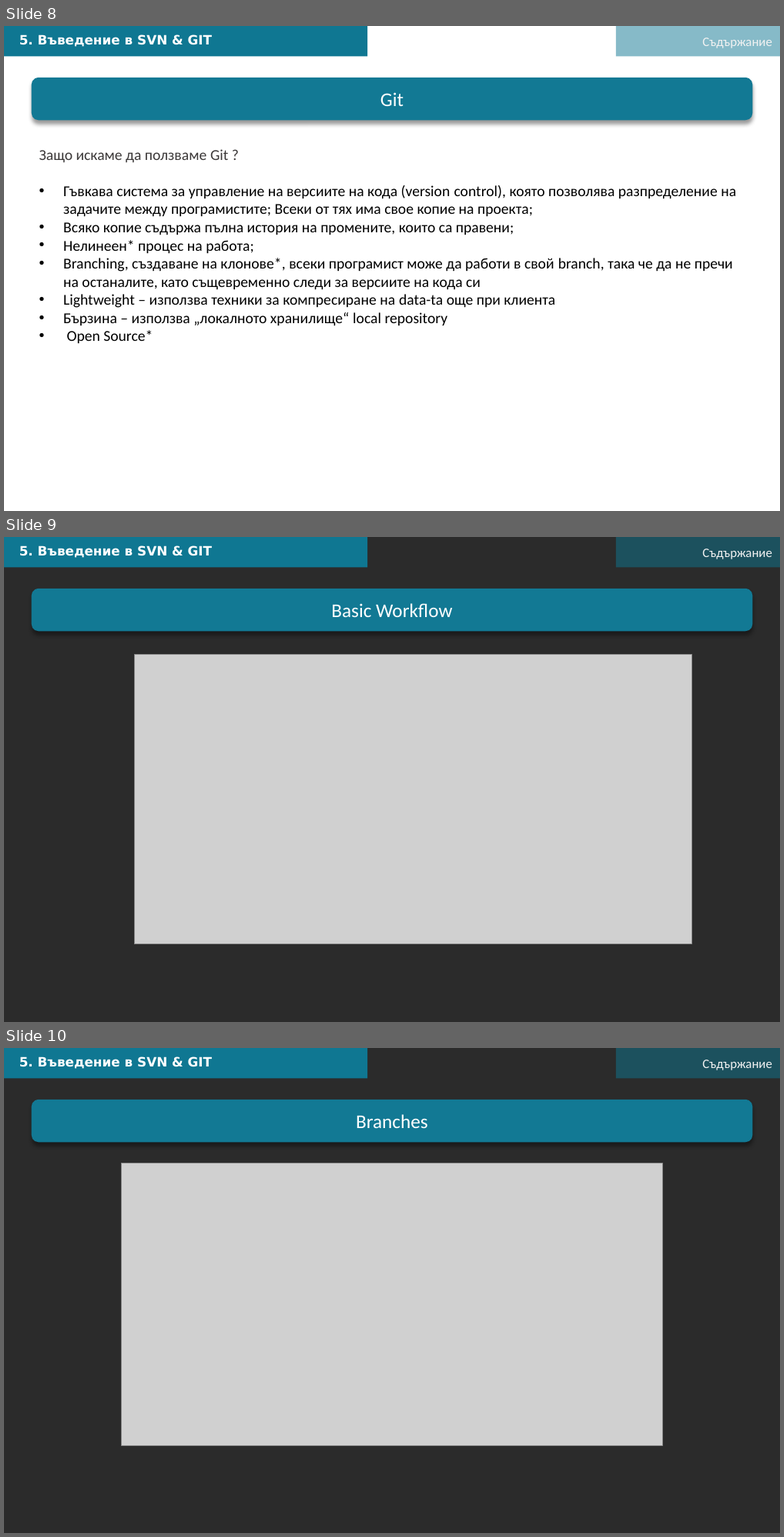
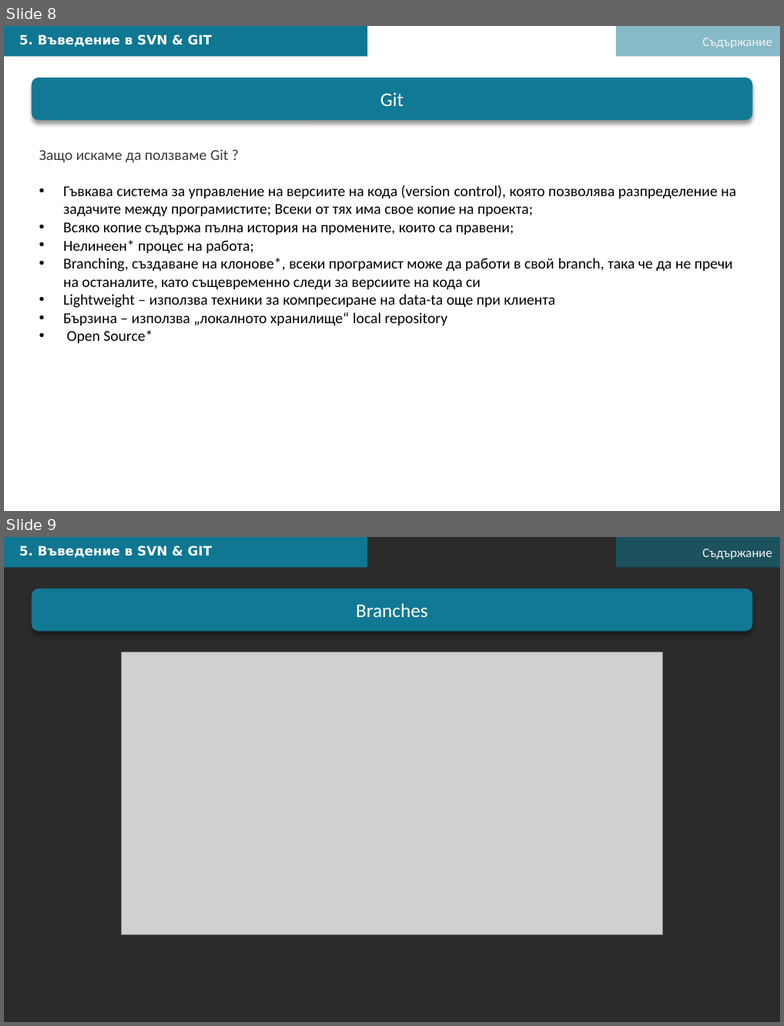
Before and after one commit to DNinev/swiftFE_v1, a slide deck: L4/FE-L4-May-08.pptx. Shown one above the other, each under a label of ours: slides 8, 9 and 10 before the commit, slides 8 and 9 after it. The pictures are 784x1537 and 784x1026 pixels, drawn with LibreOffice and Linux fonts; fonts in the diff are those of the drawing; grey boxes stand for pictures; background and template pictures are left out; a plain dark background stands for a picture behind light text. Boxes give left, top, right and bottom in pixels: in the first picture for what was removed or moved away, otherwise in the second. Text is boxed around its words. In the diff, an @@ line names an element or a change of style, - is before the commit and + after.

```diff
--- a/L4/FE-L4-May-08.pptx
+++ b/L4/FE-L4-May-08.pptx
@@ slide 9 removed at <box>4,537,780,1022</box>, background picture (left out) @@
@@ rectangle removed at <box>4,537,368,567</box> @@
@@ text removed at <box>19,545,212,558</box> @@
-5. Въведение в SVN & GIT
@@ rectangle removed at <box>616,537,780,567</box> @@
@@ text removed at <box>702,549,772,559</box> @@
-Съдържание
@@ rounded rectangle removed at <box>31,589,752,631</box> @@
-Basic Workflow
@@ picture removed at <box>134,654,692,944</box> @@
@@ what was slide 10 is now slide 9 @@
```
Also in this commit, not shown: 1 slide changed, 1 other slide removed, 4 other files.
